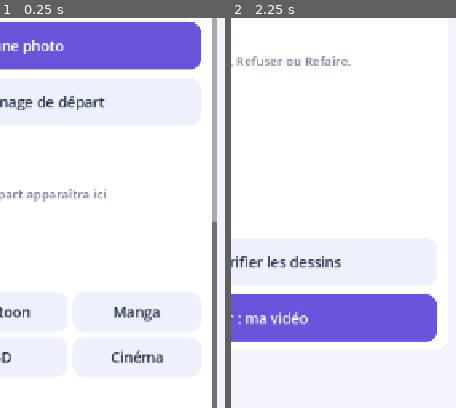
Above: before the commit, frames 1-2 (left to right).
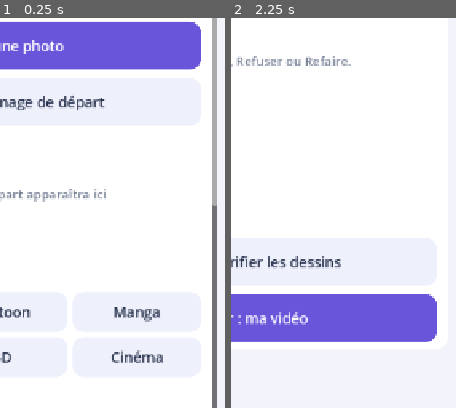
Above: after the commit, the same moments.

Repository: ericjamesempere-stack/MobileI2V-Xiaomi-
Game: Godot game, scene res://scenes/main.tscn
Same seed, same stepped clock (60 frames per second), same inputs: the game is played once before the commit and once after it.
Inputs (mouse positions are % of the whole screen's width and height, from its top left):
- Up to frame 1 (0.25 s): no input
- Up to frame 2 (2.25 s): click (49, 83) at 0.52 s; type "12" at 0.6 s; click "1. Créer" at 1.25 s; click "2. Mes dessins" at 2 s
The pictures show only the part of the screen within x 49-99%, y 27-77%; the shares and areas given below are measured in that part.

The runs differ from the first frame. In frame 1, less than 0.1% of the frame differs, in the area x 94-97%, y 47-53%; in frame 2, nothing differs.

Commit message:
fix(ui): stack story example buttons for narrow Android portrait screens

Diff:
--- a/scripts/studio_friendly_ui.gd
+++ b/scripts/studio_friendly_ui.gd
@@ -195,7 +195,9 @@
     board.action_input.custom_minimum_size.y = 200
     board.action_input.placeholder_text = "Il marche, puis court. Il trébuche, tombe et se relève."
     story.add_child(board.action_input)
-    var examples := HBoxContainer.new()
+    # Stack examples on narrow portrait screens; three labels in one row
+    # can overflow the usable width and make touch targets too small.
+    var examples := VBoxContainer.new()
     examples.add_theme_constant_override("separation", 8)
     story.add_child(examples)
     var stories: Array[String] = ["Il marche, puis court. Il tombe et se relève.", "Elle danse, puis saute et salue.", "Il marche, puis salue et s'arrête."]
